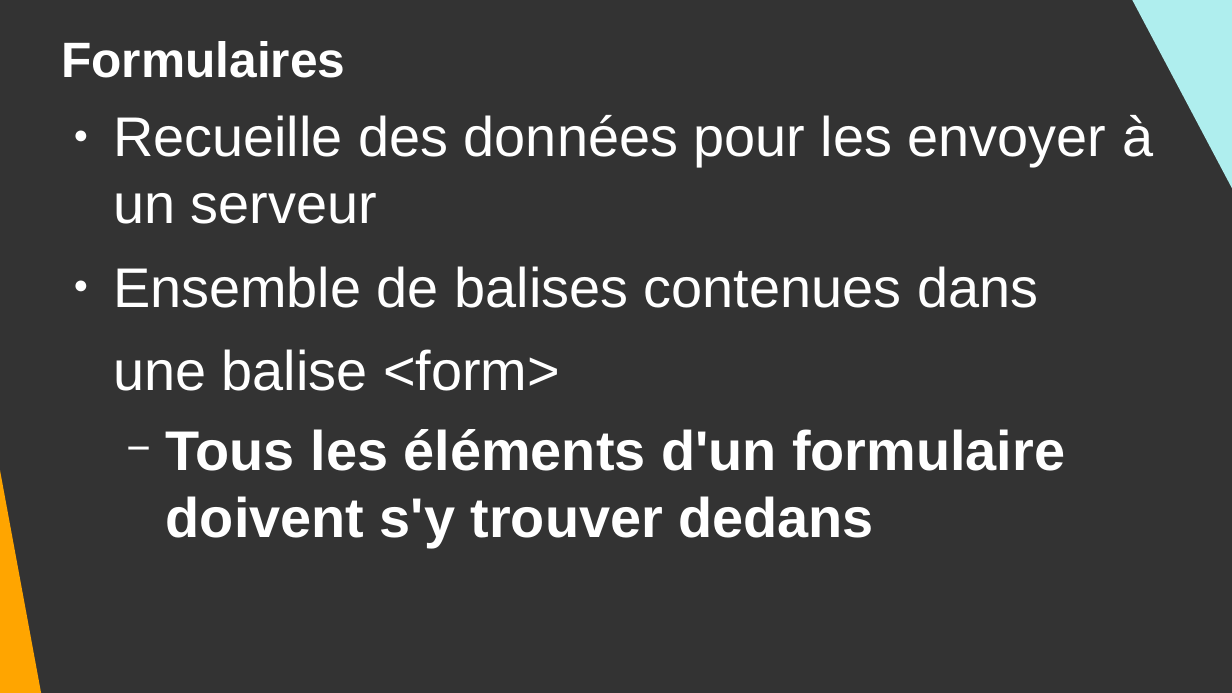
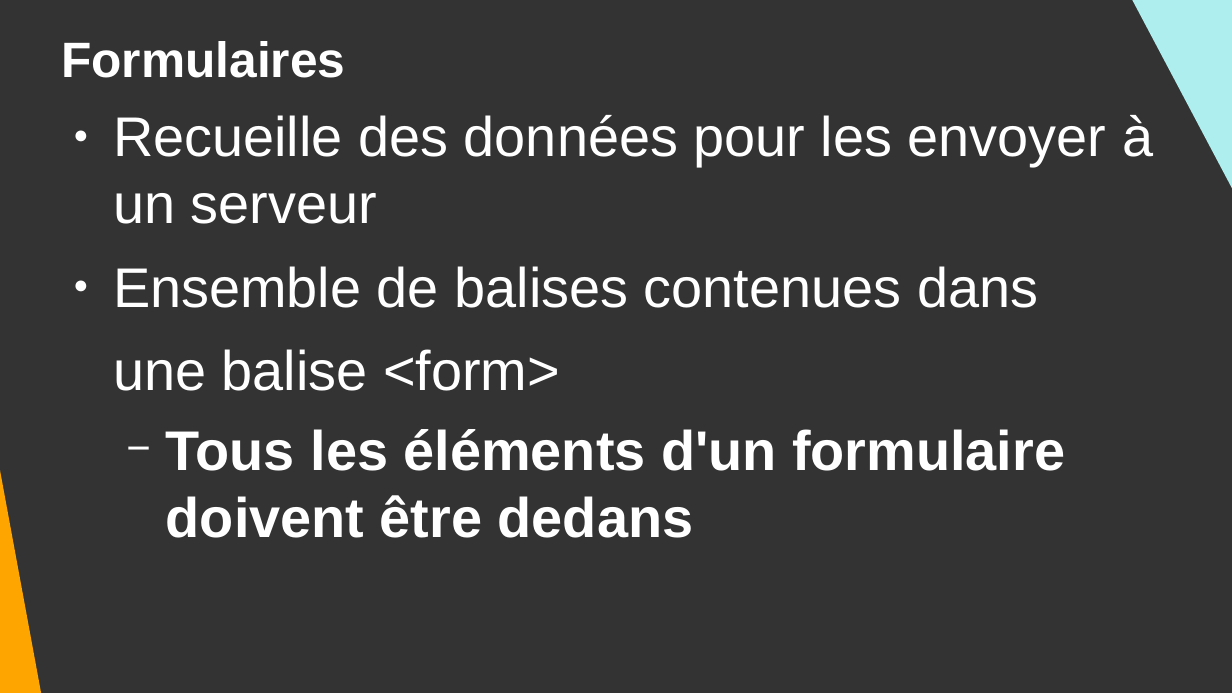
Before and after one commit to DanYellow/cours, a slide deck: slide 4 of integration-web-s1/travaux-pratiques/numero-2/presentation.odp. Drawn at 1232x693 pixels with LibreOffice and Linux fonts; fonts in the diff are those of the drawing. Boxes give left, top, right and bottom in pixels: in the first picture for what was removed or moved away, otherwise in the second. Text is boxed around its words. In the diff, an @@ line names an element or a change of style, - is before the commit and + after.

```diff
--- a/integration-web-s1/travaux-pratiques/numero-2/presentation.odp
+++ b/integration-web-s1/travaux-pratiques/numero-2/presentation.odp
@@ text at box(166, 429, 1065, 538): text changed @@
-  − Tous les éléments d'un formulaire
-    doivent s'y trouver dedans
+  − Tous les éléments d'un formulaire
+    doivent être dedans
```
Also in this commit, not shown: 25 other slides changed, 1 other file.
